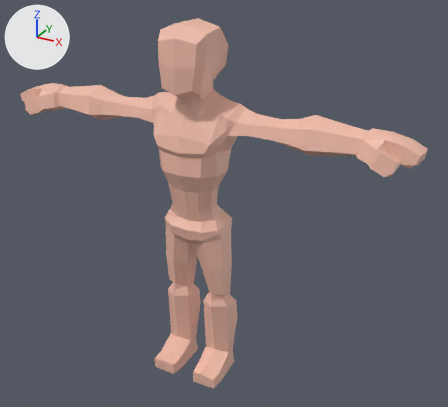
One commit to the Blender file PingTap/Assets/Models/Characters/Guy/Guy BLEND.blend: the scene before it, then after it.
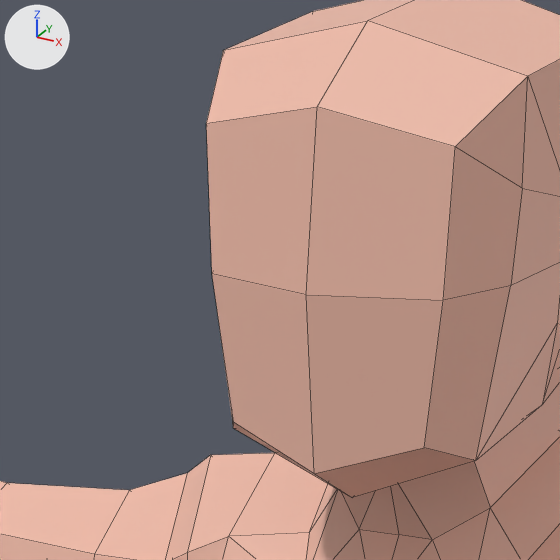
Old and new are each drawn whole from a camera (50 mm lens) standing at (1.58, -2.56, 2.33) and looking at (0.13, 0.09, 1.0) and again close up on the part from 28% to 48% of the width and 5% to 27% of the height. Every picture has the same lights, and +X, +Y and +Z are marked at upper left. The close-ups show mesh edges as thin lines.

Before the edit, the objects in view are built like this:
```python
me_mesh_008 = bpy.data.meshes.new('Mesh.008')
me_mesh_008.from_pydata(...)  # 265 vertices, 300 faces; spans x 0.0..105.0, y -2.0..180.0, z -16.0..15.0
me_mesh_008.materials.append(mat_body_003)  # picture img_palette_png_003
ob_cartoon = bpy.data.objects.new('Cartoon', me_mesh_008)
ob_cartoon.location = (0.0, 0.0, 0.0)
ob_cartoon.rotation_euler = (1.571, 0.0, 0.0)  # degrees (90, 0, 0)
ob_cartoon.scale = (0.0108, 0.0108, 0.0108)
_m = ob_cartoon.modifiers.new('Mirror', 'MIRROR')
_m.use_clip = True
```
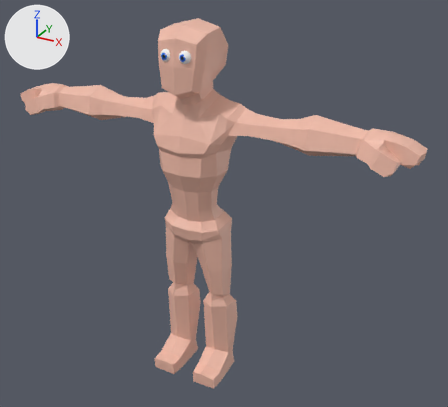
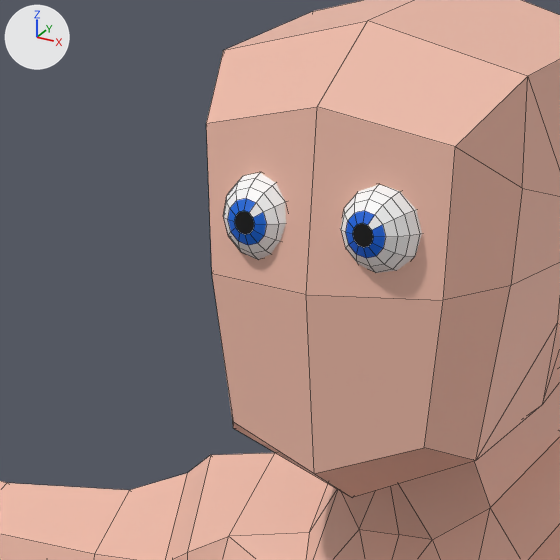
Where the change shows, as pixel boxes [x1, y1, x2, y2] in the close-ups (560 x 560 px):
'Right Eye', added
    after: [341, 185, 422, 273]
    faces in mat_eye (white #ffffff): [341, 185, 422, 273]
    faces in mat_color (blue #0066e7): [346, 211, 386, 258]
    faces in mat_pupil (black #000000): [353, 223, 373, 248]
'Left Eye', added
    after: [223, 173, 286, 260]
    faces in mat_eye (white #ffffff): [223, 173, 286, 260]
    faces in mat_color_001 (blue #006ce7): [228, 198, 266, 245]
    faces in mat_pupil (black #000000): [234, 211, 254, 235]

The change in detail:
Material 'Eye' (mat_eye) is new.
Its base color is (1.0, 1.0, 1.0) (white #ffffff).
Material 'Pupil' (mat_pupil) is new.
Its base color is (0.0, 0.0, 0.0) (black #000000).
Material 'Color.001' (mat_color_001) is new.
Its base color is (0.0, 0.149, 0.8) (blue #006ce7).
Material 'Color' (mat_color) is new.
Its base color is (0.0, 0.133, 0.8) (blue #0066e7).
Mesh me_sphere_003 is new.
It has 133 vertices, 133 faces and spans x -1.0..1.0, y -1.0..1.0, z -1.0..0.97.
Faces by material slot: [121, 1, 11].
It uses material mat_eye (white #ffffff).
It uses material mat_pupil (black #000000).
It uses material mat_color_001 (blue #006ce7).
Mesh me_sphere_002 is new.
It has 133 vertices, 133 faces and spans x -1.0..1.0, y -1.0..1.0, z -1.0..0.97.
Faces by material slot: [121, 1, 11].
It uses material mat_eye (white #ffffff).
It uses material mat_pupil (black #000000).
It uses material mat_color (blue #0066e7).
Object 'Left Eye' (ob_left_eye) is new; it shows me_sphere_003.
Its location is (-0.05, -0.13, 1.8).
Its rotation in degrees is (90, 0, 0).
Its scale is (0.0333, 0.0333, 0.0333).
Object 'Right Eye' (ob_right_eye) is new; it shows me_sphere_002.
Its location is (0.05, -0.13, 1.8).
Its rotation in degrees is (90, 0, 0).
Its scale is (0.0333, 0.0333, 0.0333).
